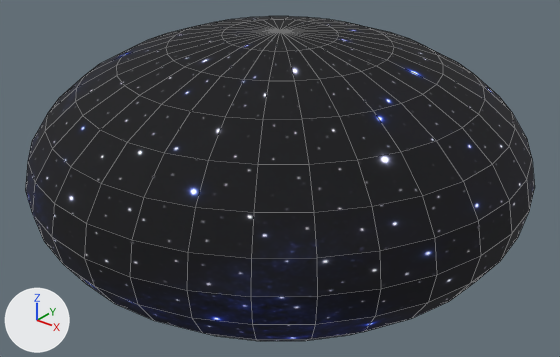
Renders of the Blender file RedFortress2/MultiPassRendering/res/model/stage-select3/world3.blend from each side of a commit.
Rendered twice from a 50 mm lens placed at (130.6, -163.2, 98.3), pointed at (1.7, -2.1, -1.6). Arrows for +X, +Y and +Z are at lower left; the lights stay in place. The older version comes first. Mesh edges are drawn as thin lines.

Names of what the first picture shows: 'RF3_MoonlessSky'.
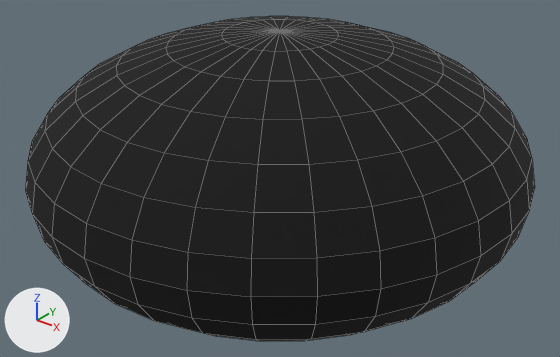
Edits to the bpy script that builds the scene:
```text
Add img_skydome_png:
    img_skydome_png = load_image('Skydome.png', '../SkySphere_night/Skydome.png', 4096, 4096, 'sRGB')
Change mat_rf2_cavesky_world3night:
    where n1 = _N.new('ShaderNodeBsdfPrincipled'); n1.name = 'プリンシプルBSDF'
    n1.inputs[28].default_value: 0.85 -> 0.45  # 'Emission Strength'
    where n2 = _N.new('ShaderNodeTexImage'); n2.name = '画像テクスチャ'
    n2.image: img_skydome_world3_v2_png -> img_skydome_png
```

Boxes (x1, y1, x2, y2) around the edits, measured in the pictures (560 x 357 px):
'RF3_MoonlessSky', surface changed
    both: (25, 16, 535, 341)
